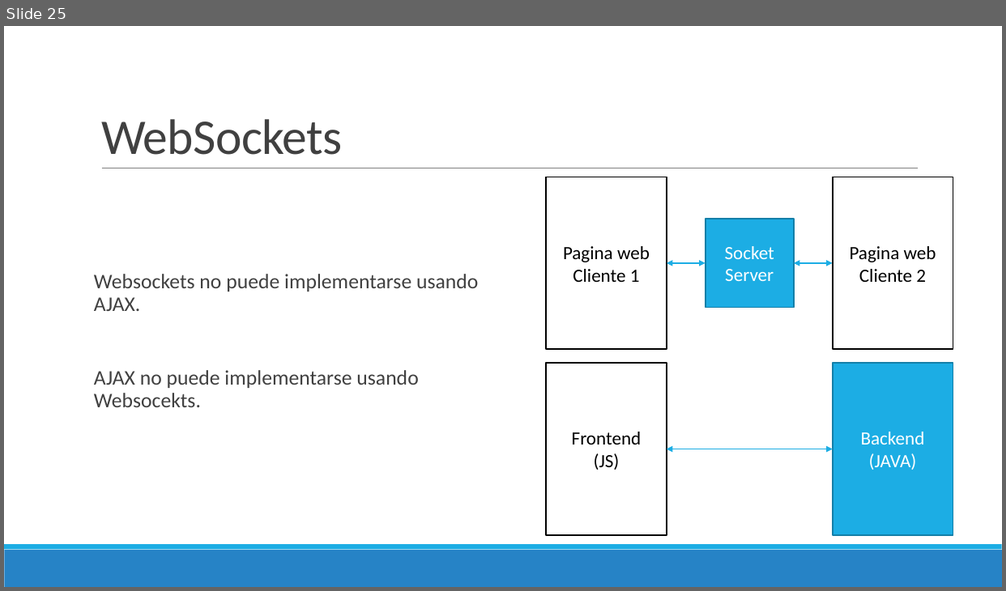
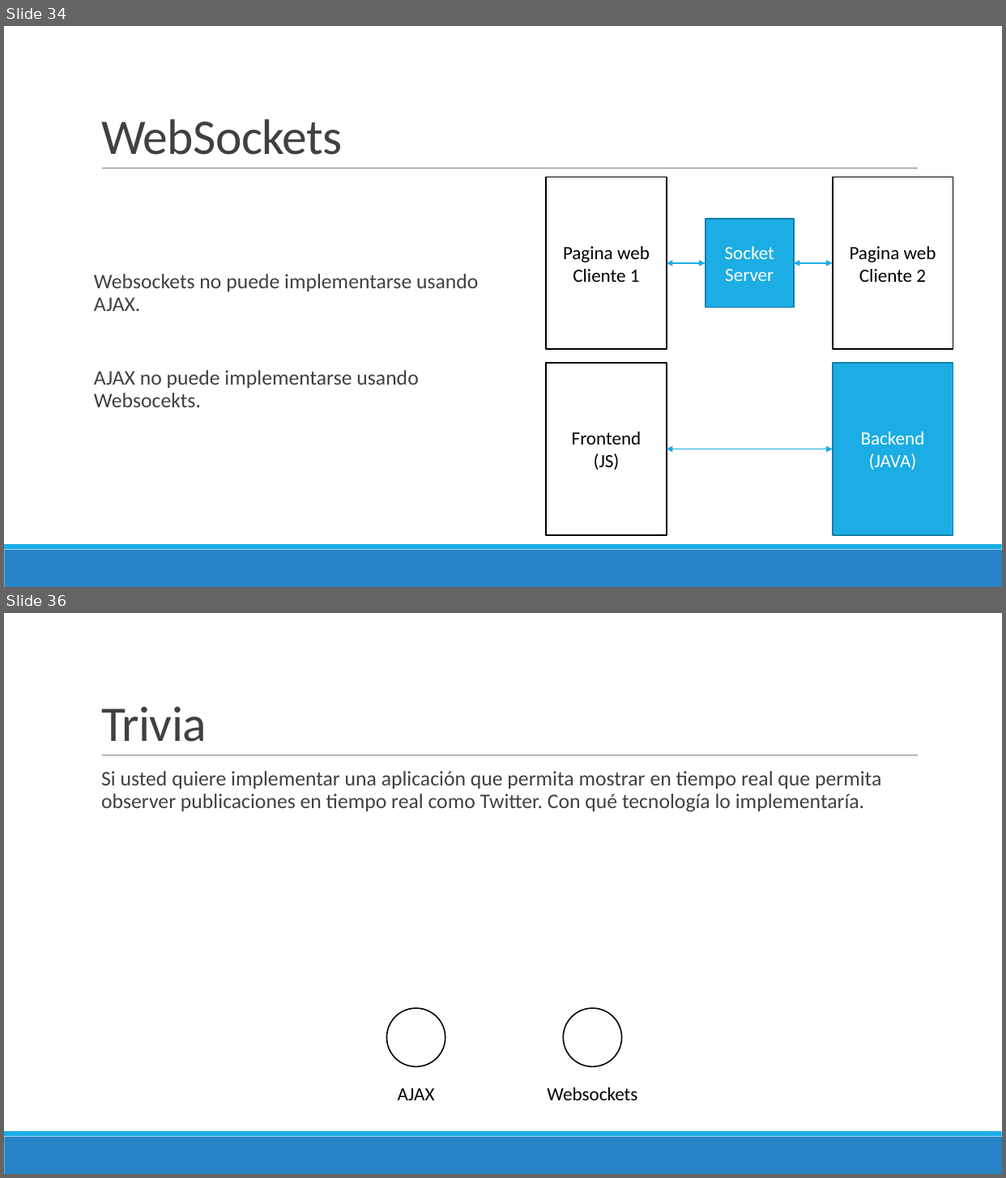
Before and after one commit to Domiciano/PrograRed201, a slide deck: Semana 14/Presentación.pptx. Shown one above the other, each under a label of ours: slide 25 before the commit, slides 34 and 36 after it; the slides between them are not shown. The pictures are 1006x591 and 1006x1178 pixels, drawn with LibreOffice and Linux fonts; fonts in the diff are those of the drawing. Boxes give left, top, right and bottom in pixels: in the first picture for what was removed or moved away, otherwise in the second. Text is boxed around its words. In the diff, an @@ line names an element or a change of style, - is before the commit and + after.

```diff
--- a/Semana 14/Presentación.pptx
+++ b/Semana 14/Presentación.pptx
@@ slide 36 added at (4, 613, 1002, 1174), background #FFFFFF; not listed: 3 template elements that a slide beside it also shows @@
@@ title added at (101, 706, 206, 742), 48 pt, text #404040 @@
+Trivia
@@ text added at (101, 771, 881, 812), 20 pt, text #404040 @@
+  Si usted quiere implementar una aplicación que permita mostrar en tiempo real que permita observer publicaciones en tiempo real como Twitter. Con qué tecnología lo implementaría.
@@ ellipse added at (386, 1008, 445, 1067), outline #000000 1.25 pt @@
@@ ellipse added at (563, 1008, 621, 1067), outline #000000 1.25 pt @@
@@ text added at (398, 1088, 435, 1101), 18 pt, text #000000 @@
+AJAX
@@ text added at (547, 1088, 637, 1101), 18 pt, text #000000 @@
+Websockets
@@ what was slide 25 is now slide 34 @@
```
Also in this commit, not shown: 10 other slides added.
